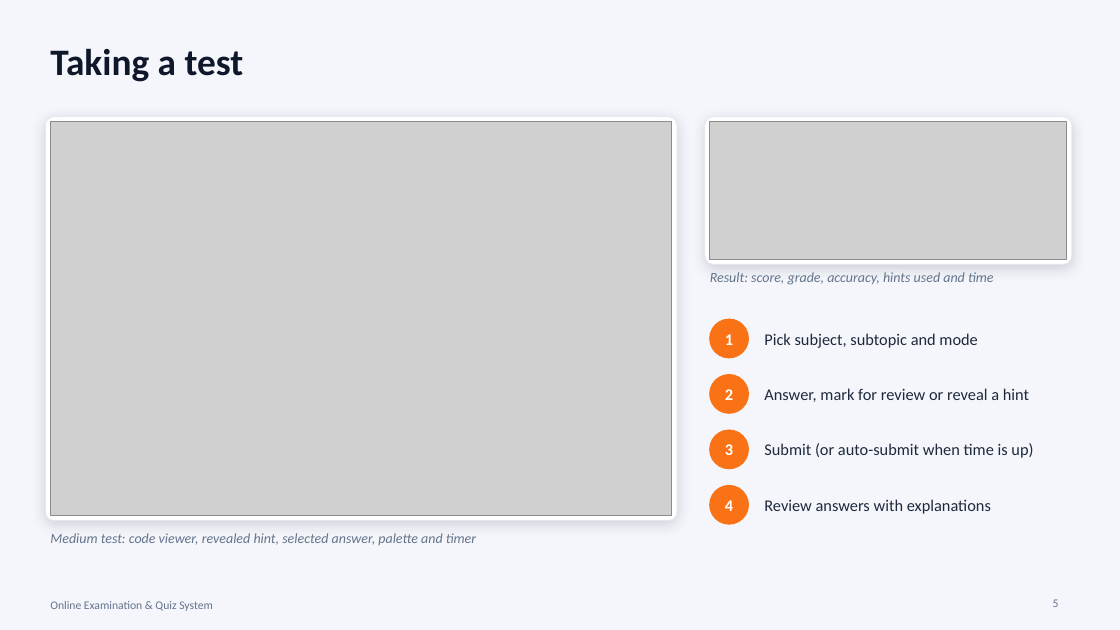
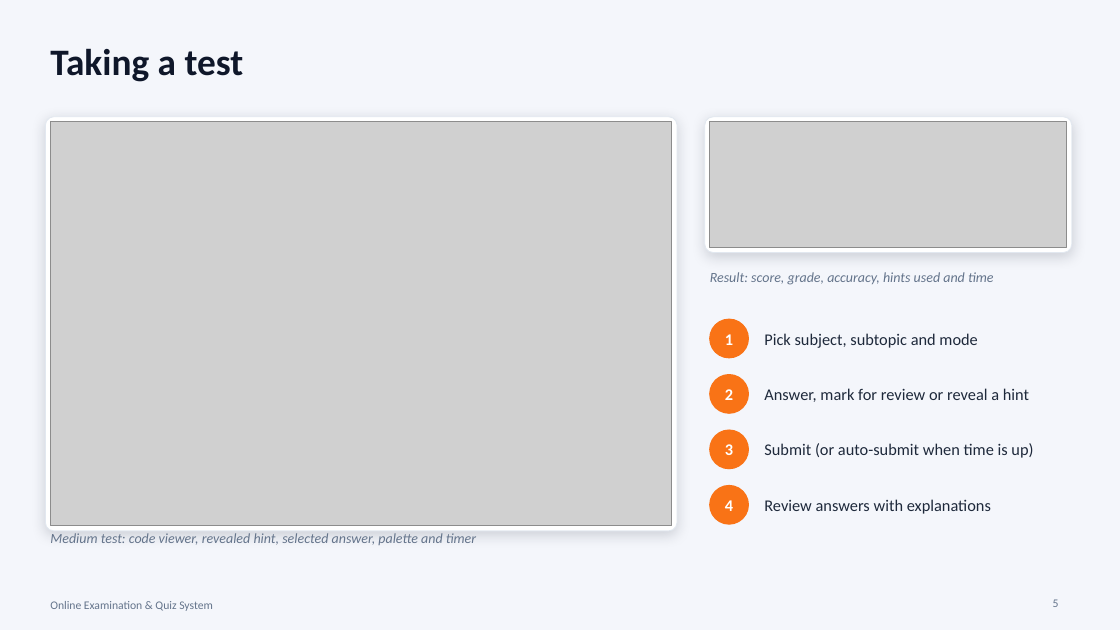
Before and after one commit to rayvolt-999/OnlineQuizSystem, a slide deck: slide 5 of docs/Project_Presentation.pptx. Drawn at 1120x630 pixels with LibreOffice and Linux fonts; fonts in the diff are those of the drawing; grey boxes stand for pictures. Boxes give left, top, right and bottom in pixels: in the first picture for what was removed or moved away, otherwise in the second. Text is boxed around its words. In the diff, an @@ line names an element or a change of style, - is before the commit and + after.

```diff
--- a/docs/Project_Presentation.pptx
+++ b/docs/Project_Presentation.pptx
@@ rounded rectangle: place and size @@
-rounded rectangle at [45, 117, 677, 521]
+rounded rectangle at [45, 117, 677, 531]
@@ rounded rectangle at [45, 117, 677, 531]: proportions changed @@
@@ rounded rectangle at [705, 117, 1072, 253]: proportions changed @@
@@ rounded rectangle: place and size @@
-rounded rectangle at [705, 117, 1072, 265]
+rounded rectangle at [705, 117, 1072, 253]
@@ picture: place and size @@
-picture at [50, 122, 672, 516]
+picture at [50, 122, 672, 526]
@@ picture: place and size @@
-picture at [710, 122, 1067, 260]
+picture at [710, 122, 1067, 248]
```
Also in this commit, not shown: 3 other slides changed, 17 other files.
